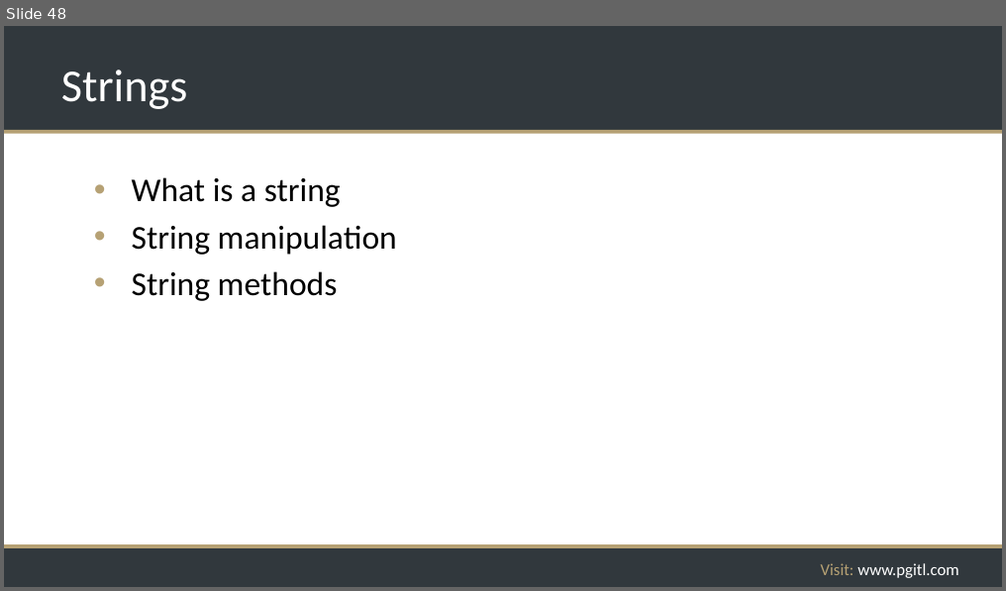
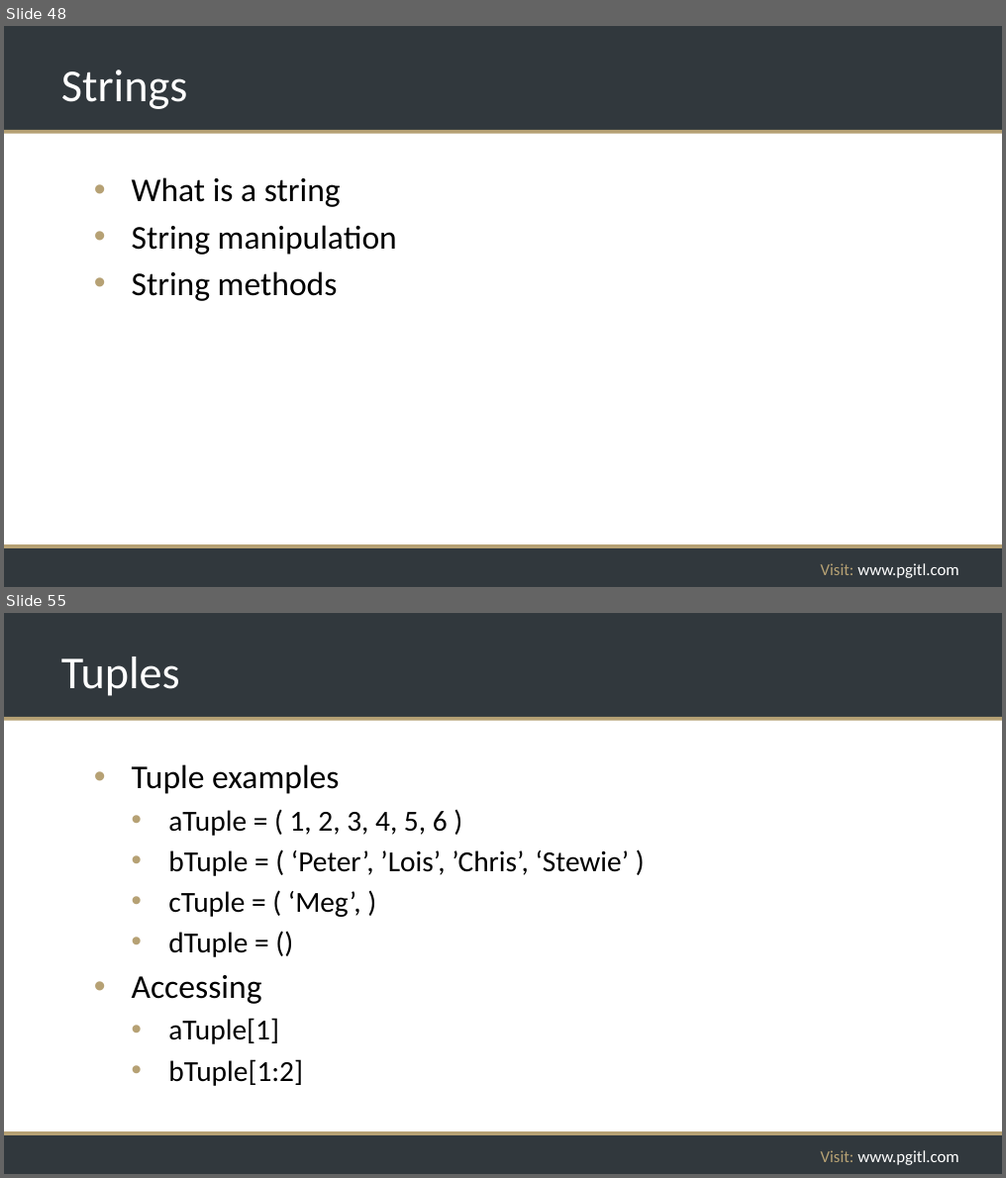
Before and after one commit to rikkouri/project-a, a slide deck: Programming Foundations.pptx. Shown one above the other, each under a label of ours: slide 48 before the commit, slides 48 and 55 after it; the slides between them are not shown. The pictures are 1006x591 and 1006x1178 pixels, drawn with LibreOffice and Linux fonts; fonts in the diff are those of the drawing; background and template pictures are left out. Boxes give left, top, right and bottom in pixels: in the first picture for what was removed or moved away, otherwise in the second. Text is boxed around its words. In the diff, an @@ line names an element or a change of style, - is before the commit and + after.

```diff
--- a/Programming Foundations.pptx
+++ b/Programming Foundations.pptx
@@ slide 55 added at (x1=4, y1=613, x2=1002, y2=1174), background #FFFFFF; not listed: 5 template elements that a slide beside it also shows @@
@@ title added at (x1=61, y1=657, x2=180, y2=696), 44 pt, text #FFFFFF @@
+Tuples
@@ text added at (x1=132, y1=764, x2=629, y2=1086), 28 pt, text #000000 @@
+• Tuple examples
+  • aTuple = ( 1, 2, 3, 4, 5, 6 )
+  • bTuple = ( ‘Peter’, ’Lois’, ’Chris’, ‘Stewie’ )
+  • cTuple = ( ‘Meg’, )
+  • dTuple = ()
+• Accessing
+  • aTuple[1]
+  • bTuple[1:2]
```
Also in this commit, not shown: 1 slide changed, 6 other slides added.
